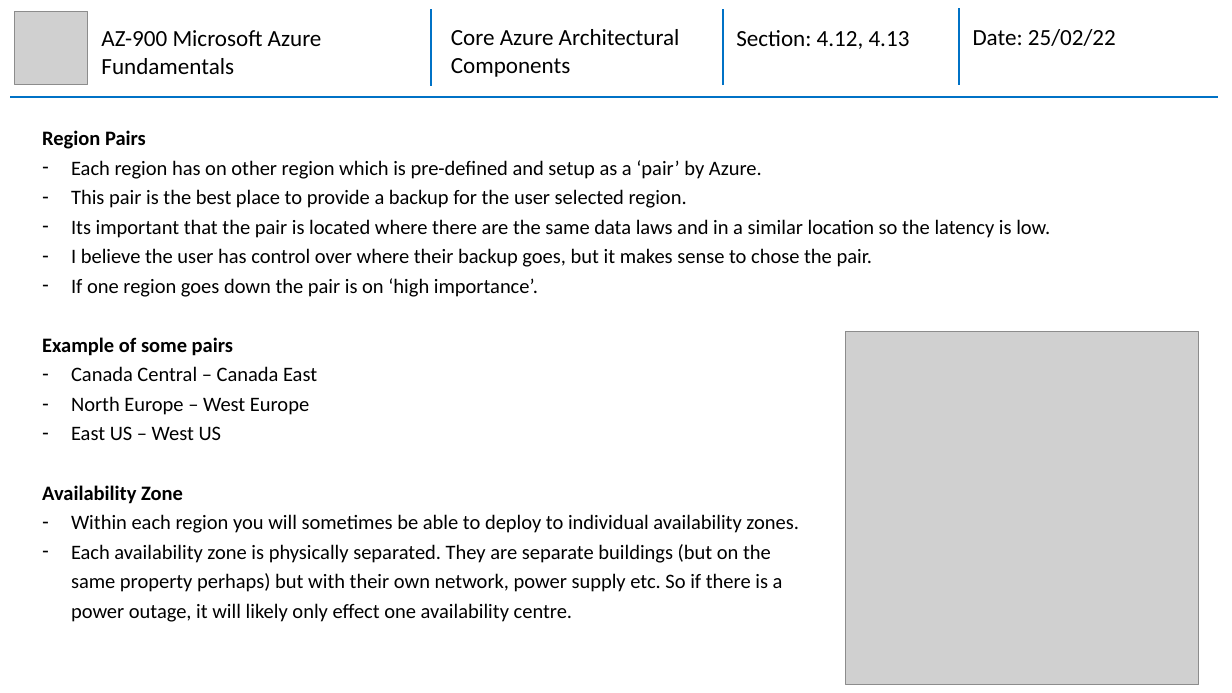
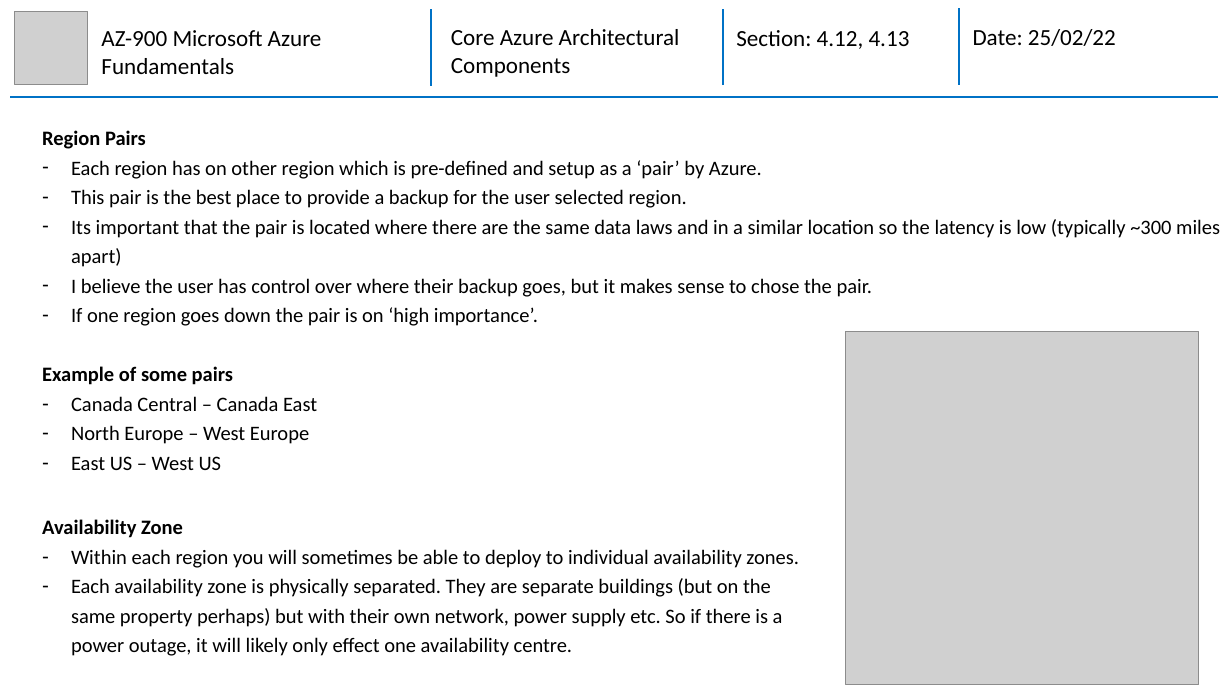
Before and after one commit to mhaythornthwaite/Testing_ML_Algorithms, a slide deck: slide 11 of Azure_AZ-900_Fundamentals/MJH_AZ-900_Azure_Fundamentals_Notes.pptx. Drawn at 1232x693 pixels with LibreOffice and Linux fonts; fonts in the diff are those of the drawing; grey boxes stand for pictures. Boxes give left, top, right and bottom in pixels: in the first picture for what was removed or moved away, otherwise in the second. Text is boxed around its words. In the diff, an @@ line names an element or a change of style, - is before the commit and + after.

```diff
--- a/Azure_AZ-900_Fundamentals/MJH_AZ-900_Azure_Fundamentals_Notes.pptx
+++ b/Azure_AZ-900_Fundamentals/MJH_AZ-900_Azure_Fundamentals_Notes.pptx
@@ text at [71,219,1220,267]: text changed @@
-– Its important that the pair is located where there are the same data laws and in a similar location so the latency is low.
+– Its important that the pair is located where there are the same data laws and in a similar location so the latency is low (typically ~300 miles apart)
@@ text "Availability Zone": place and size @@
-text "Availability Zone" at [42,485,799,622]
+text "Availability Zone" at [42,519,799,656]
```
Also in this commit, not shown: 8 other slides changed, 2 slides added.
